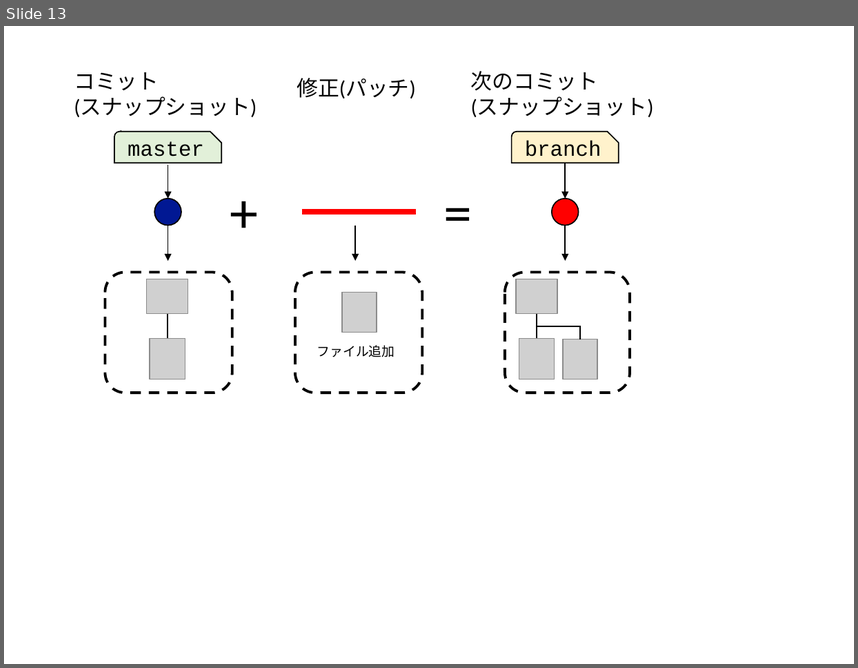
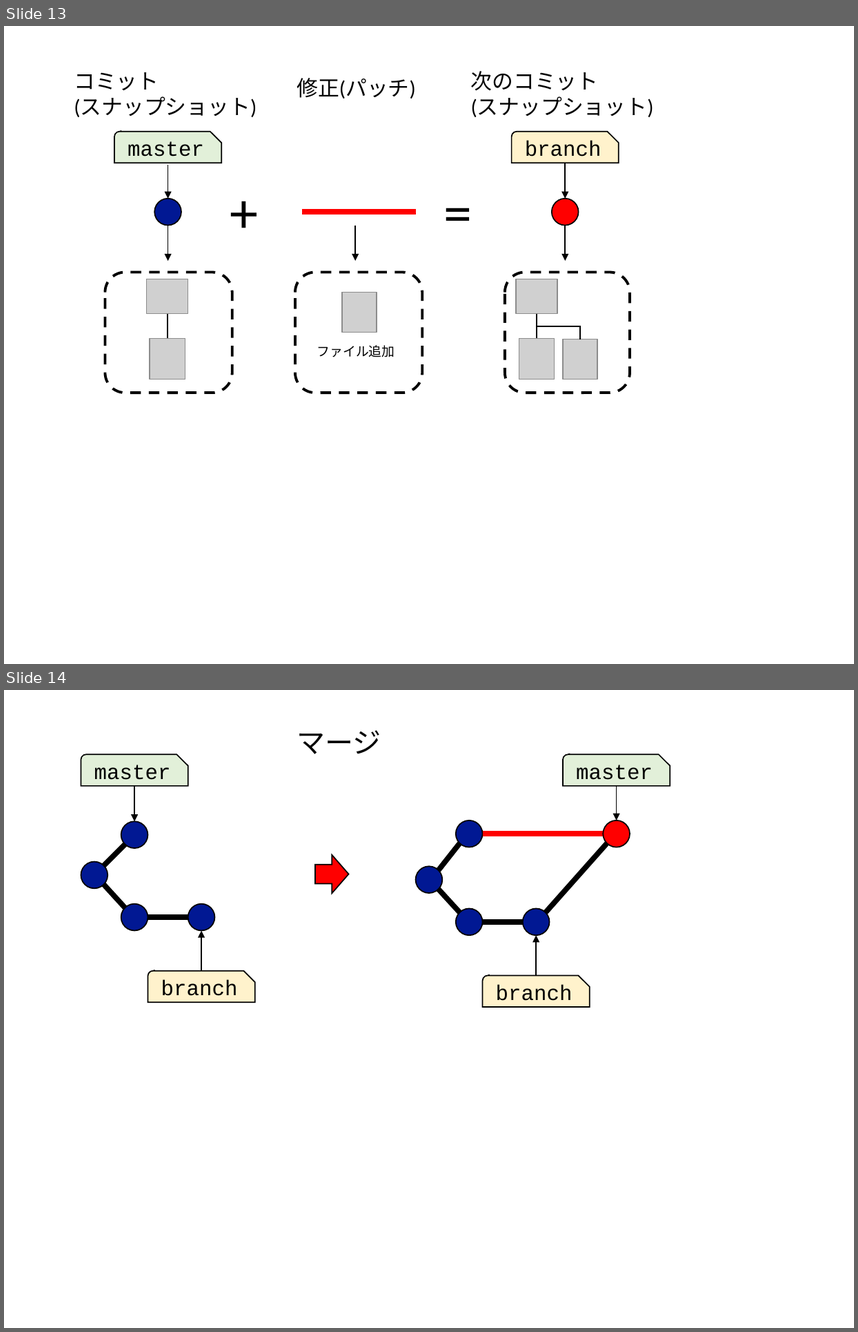
Before and after one commit to kaityo256/github, a slide deck: term/fig/fig.pptx. Shown one above the other, each under a label of ours: slide 13 before the commit, slides 13 and 14 after it. The pictures are 858x668 and 858x1332 pixels, drawn with LibreOffice and Linux fonts; fonts in the diff are those of the drawing; grey boxes stand for pictures. Boxes give left, top, right and bottom in pixels: in the first picture for what was removed or moved away, otherwise in the second. Text is boxed around its words. In the diff, an @@ line names an element or a change of style, - is before the commit and + after.

```diff
--- a/term/fig/fig.pptx
+++ b/term/fig/fig.pptx
@@ slide 14 added at <box>4,690,854,1328</box>, background #FFFFFF @@
@@ text added at <box>297,730,381,754</box>, 24 pt, text #000000 @@
+マージ
@@ snip round rect added at <box>81,755,188,786</box>, fill #E2F0D9, outline #000000 1 pt, 18 pt, text #000000 @@
+master
@@ snip round rect added at <box>562,755,670,786</box>, fill #E2F0D9, outline #000000 1 pt, 18 pt, text #000000 @@
+master
@@ arrow added from (135, 786) to (135, 822), #000000 1 pt @@
@@ arrow added from (616, 786) to (616, 820), #000000 1 pt @@
@@ ellipse added at <box>121,822,148,848</box>, fill #011893, outline #000000 1 pt @@
@@ ellipse added at <box>455,820,481,847</box>, fill #011893, outline #000000 1 pt @@
@@ line added from (483, 834) to (604, 834), #FF0000 4.5 pt @@
@@ ellipse added at <box>604,820,630,847</box>, fill #FF0000, outline #000000 1 pt @@
@@ line added from (103, 865) to (125, 844), #000000 4.5 pt @@
@@ right arrow added at <box>315,855,348,893</box>, fill #FF0000, outline #000000 1 pt @@
@@ line added from (439, 870) to (459, 843), #000000 4.5 pt @@
@@ line added from (546, 912) to (606, 843), #000000 4.5 pt @@
@@ ellipse added at <box>81,862,107,888</box>, fill #011893, outline #000000 1 pt @@
@@ ellipse added at <box>415,866,441,892</box>, fill #011893, outline #000000 1 pt @@
@@ line added from (103, 885) to (125, 907), #000000 4.5 pt @@
@@ line added from (439, 889) to (459, 912), #000000 4.5 pt @@
@@ ellipse added at <box>121,903,148,929</box>, fill #011893, outline #000000 1 pt @@
@@ line added from (148, 917) to (188, 917), #000000 4.5 pt @@
@@ ellipse added at <box>188,903,215,929</box>, fill #011893, outline #000000 1 pt @@
@@ ellipse added at <box>455,909,481,935</box>, fill #011893, outline #000000 1 pt @@
@@ ellipse added at <box>523,909,549,935</box>, fill #011893, outline #000000 1 pt @@
@@ arrow added from (201, 971) to (201, 931), #000000 1 pt @@
@@ line added from (483, 922) to (523, 922), #000000 4.5 pt @@
@@ arrow added from (536, 976) to (536, 935), #000000 1 pt @@
@@ snip round rect added at <box>148,971,254,1002</box>, fill #FFF2CC, outline #000000 1 pt, 18 pt, text #000000 @@
+branch
@@ snip round rect added at <box>483,976,590,1007</box>, fill #FFF2CC, outline #000000 1 pt, 18 pt, text #000000 @@
+branch
```
Also in this commit, not shown: 1 other slide added, 2 other files.
